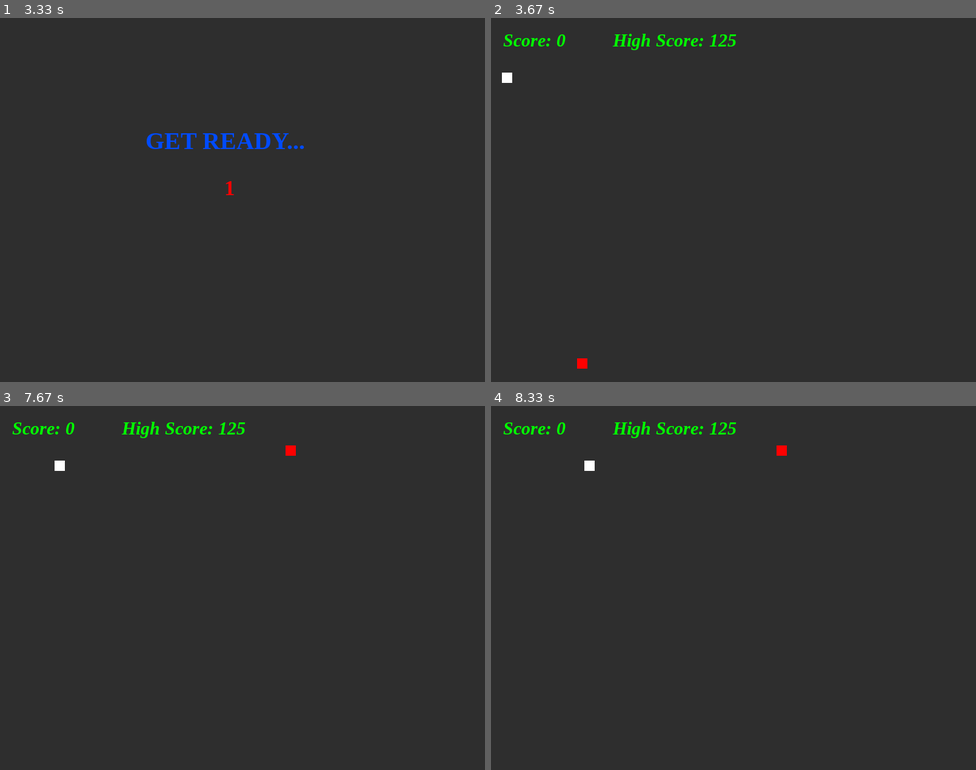
Above: before the commit, frames 1-4 (two rows, left to right).
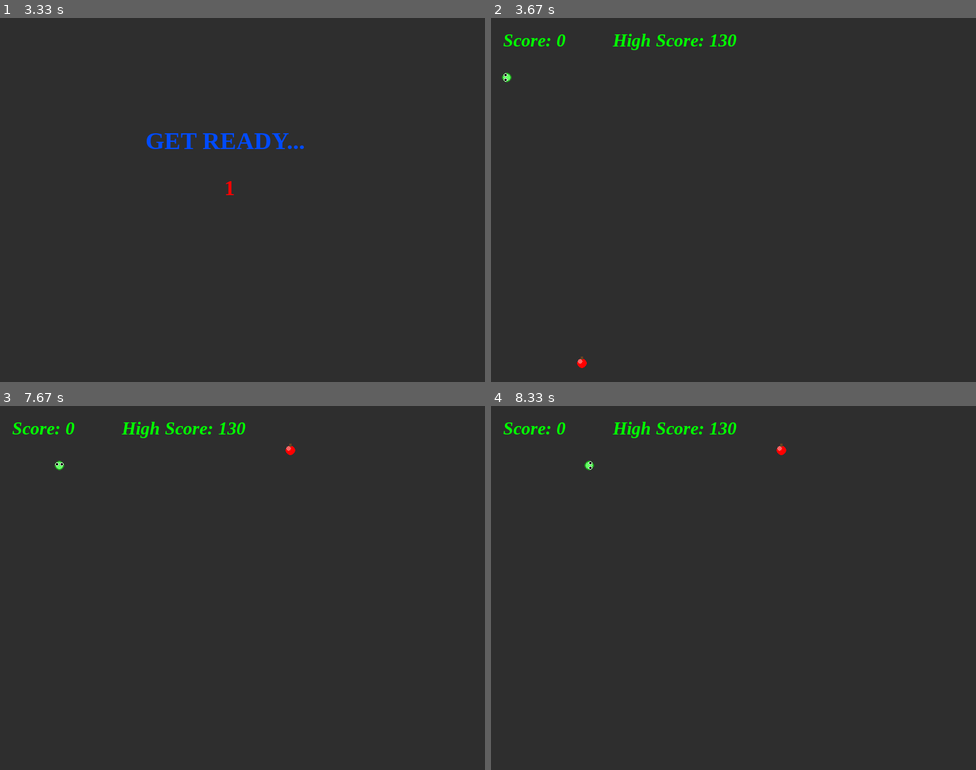
Above: after the commit, the same moments.

Repository: gssaluja77/Pygame-Projects
Game: pygame game, started from Snakes/snakes.py
The game is run twice, just before and just after one commit, with the same random seed, the same clock (stepped at 60 frames per second) and the same inputs.
Inputs:
- Up to frame 1 (3.33 s): tap Space at 0.33 s
- Up to frame 2 (3.67 s): hold Left from 3.37 s (still down)
- Up to frame 3 (7.67 s): release Left at 4.13 s; tap Space at 4.17, 4.5 s
- Up to frame 4 (8.33 s): hold Right from 8.07 s (still down)

Frame 1 is identical in both runs. In frame 2, 0.1% of the frame differs, in the area x 2-51%, y 4-97%; in frame 3, 0.1%; in frame 4, 0.1%.

Commit message:
feat: update high score and enhance snake and food rendering with detailed graphics.

Diff:
--- a/Snakes/high_score.json
+++ b/Snakes/high_score.json
@@ -1 +1 @@
-{"current_high_score": 125}
+{"current_high_score": 130}
--- a/Snakes/snakes.py
+++ b/Snakes/snakes.py
@@ -138,13 +138,116 @@
                 #     mixer.music.set_volume(0.2)
                 #     mixer.music.play()
                 #     game_over = True
+                # Draw fancy apple-like food
+                # Main apple body (red circle)
+                pygame.draw.circle(
+                    screen,
+                    RED,
+                    (int(food_x + snake_size / 2), int(food_y + snake_size / 2)),
+                    int(snake_size / 2),
+                )
+                # Apple highlight (lighter red)
+                pygame.draw.circle(
+                    screen,
+                    (255, 100, 100),
+                    (
+                        int(food_x + snake_size / 2 - 3),
+                        int(food_y + snake_size / 2 - 3),
+                    ),
+                    int(snake_size / 4),
+                )
+                # Apple stem (brown)
                 pygame.draw.rect(
-                    screen, RED, pygame.Rect(food_x, food_y, snake_size, snake_size)
-                )
-                for x, y in snake_list:
-                    pygame.draw.rect(
-                        screen, WHITE, pygame.Rect(x, y, snake_size, snake_size)
+                    screen,
+                    (101, 67, 33),
+                    pygame.Rect(food_x + snake_size / 2 - 2, food_y - 3, 4, 5),
+                )
+
+                # Draw fancy snake body with gradient effect
+                for i, (x, y) in enumerate(snake_list):
+                    # Create gradient from tail to head
+                    if i == len(snake_list) - 1:
+                        # This is the head - draw it separately below
+                        pass
+                    else:
+                        # Body segments - gradient from darker to lighter green
+                        progress = i / max(len(snake_list) - 1, 1)
+                        # Gradient from darker green to lighter green
+                        color_r = int(50 + (150 * progress))
+                        color_g = int(200 + (55 * progress))
+                        color_b = int(50 + (50 * progress))
+                        segment_color = (color_r, color_g, color_b)
+
+                        # Draw circular body segments
+                        pygame.draw.circle(
+                            screen,
+                            segment_color,
+                            (int(x + snake_size / 2), int(y + snake_size / 2)),
+                            int(snake_size / 2),
+                        )
+                        # Add a darker outline
+                        pygame.draw.circle(
+                            screen,
+                            (30, 100, 30),
+                            (int(x + snake_size / 2), int(y + snake_size / 2)),
+                            int(snake_size / 2),
+                            2,
+                        )
+                        # Add a small highlight for 3D effect
+                        pygame.draw.circle(
+                            screen,
+                            (200, 255, 200),
+                            (int(x + snake_size / 2 - 2), int(y + snake_size / 2 - 2)),
+                            int(snake_size / 5),
+                        )
+
+                # Draw fancy snake head (last element)
+                if snake_list:
+                    head_x, head_y = snake_list[-1]
+                    head_center_x = int(head_x + snake_size / 2)
+                    head_center_y = int(head_y + snake_size / 2)
+
+                    # Main head (bright green)
+                    pygame.draw.circle(
+                        screen,
+                        (100, 255, 100),
+                        (head_center_x, head_center_y),
+                        int(snake_size / 2),
                     )
+                    # Head outline
+                    pygame.draw.circle(
+                        screen,
+                        (30, 150, 30),
+                        (head_center_x, head_center_y),
+                        int(snake_size / 2),
+                        2,
+                    )
+
+                    # Draw eyes based on direction
+                    eye_offset = 4
+                    eye_size = 3
+
+                    if flag == 1:  # Moving up
+                        left_eye_pos = (head_center_x - eye_offset, head_center_y - 2)
+                        right_eye_pos = (head_center_x + eye_offset, head_center_y - 2)
+                    elif flag == 2:  # Moving down
+                        left_eye_pos = (head_center_x - eye_offset, head_center_y + 2)
+                        right_eye_pos = (head_center_x + eye_offset, head_center_y + 2)
+                    elif flag == 3:  # Moving left
+                        left_eye_pos = (head_center_x - 2, head_center_y - eye_offset)
+                        right_eye_pos = (head_center_x - 2, head_center_y + eye_offset)
+                    elif flag == 4:  # Moving right
+                        left_eye_pos = (head_center_x + 2, head_center_y - eye_offset)
+                        right_eye_pos = (head_center_x + 2, head_center_y + eye_offset)
+                    else:  # Default (not moving yet)
+                        left_eye_pos = (head_center_x - eye_offset, head_center_y - 2)
+                        right_eye_pos = (head_center_x + eye_offset, head_center_y - 2)
+
+                    # Draw eyes (white with black pupils)
+                    pygame.draw.circle(screen, WHITE, left_eye_pos, eye_size)
+                    pygame.draw.circle(screen, BLACK, left_eye_pos, eye_size - 1)
+                    pygame.draw.circle(screen, WHITE, right_eye_pos, eye_size)
+                    pygame.draw.circle(screen, BLACK, right_eye_pos, eye_size - 1)
 
                 text_on_screen(f"Score: {score}", GREEN, 30, 20, 20, True, True)
                 text_on_screen(
